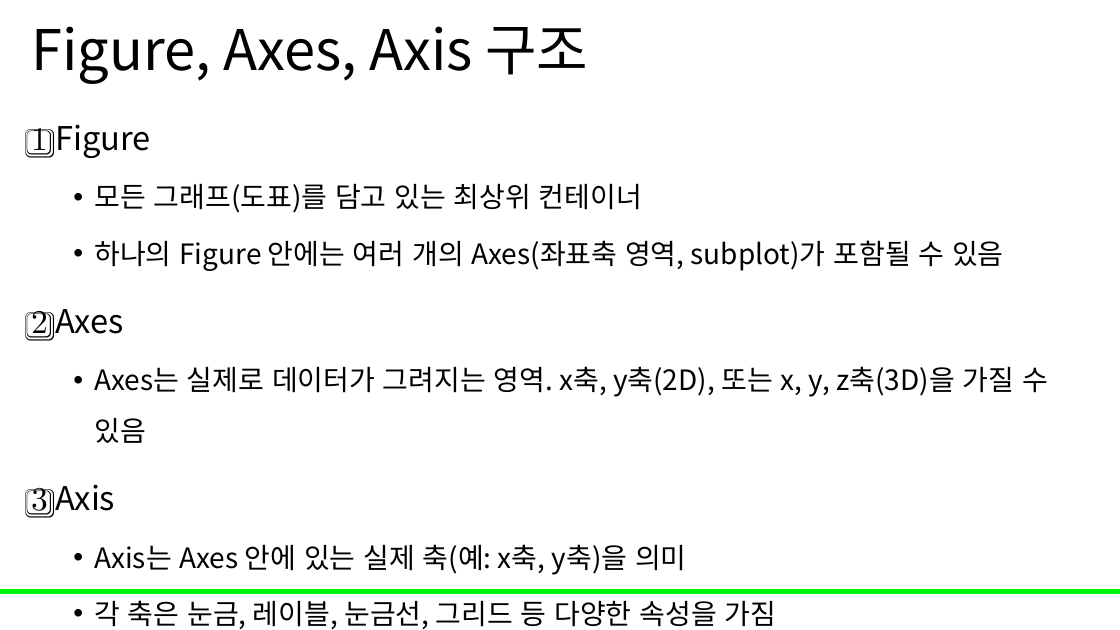
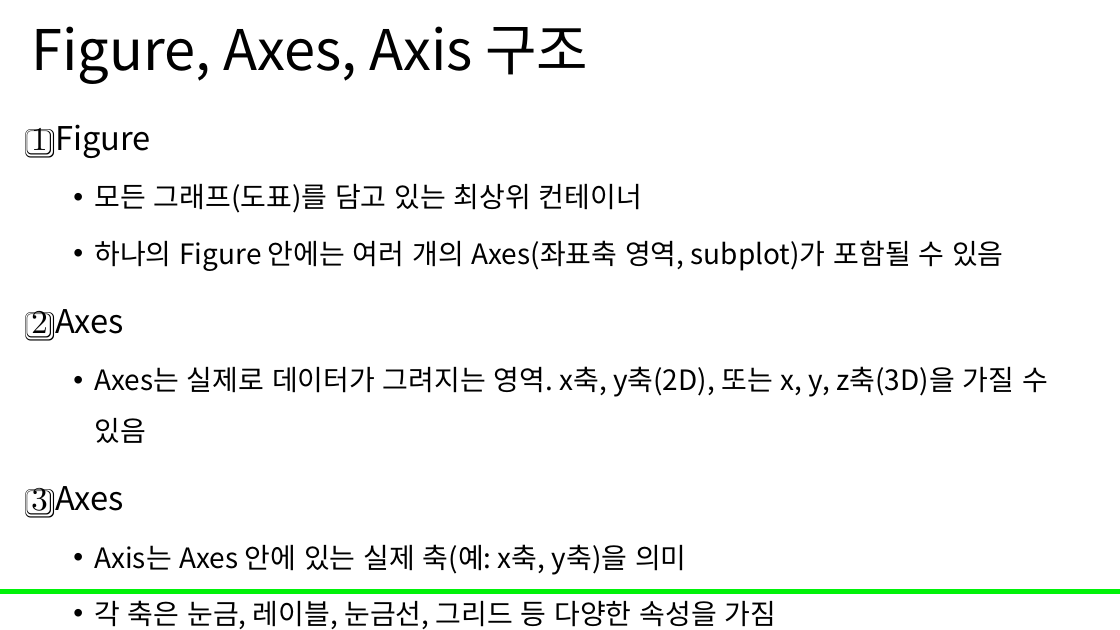
Before and after one commit to Leader-Lesson/KDT_RE_5th, a slide deck: slide 20 of material/3_데이터분석/06_matplotilb.pptx. Drawn at 1120x630 pixels with LibreOffice and Linux fonts; fonts in the diff are those of the drawing; background and template pictures are left out. Boxes give left, top, right and bottom in pixels: in the first picture for what was removed or moved away, otherwise in the second. Text is boxed around its words. In the diff, an @@ line names an element or a change of style, - is before the commit and + after.

```diff
--- a/material/3_데이터분석/06_matplotilb.pptx
+++ b/material/3_데이터분석/06_matplotilb.pptx
@@ text at [31, 486, 124, 518]: text changed @@
-3️⃣ Axis
+3️⃣ Axes
```
Also in this commit, not shown: 6 other slides changed.
